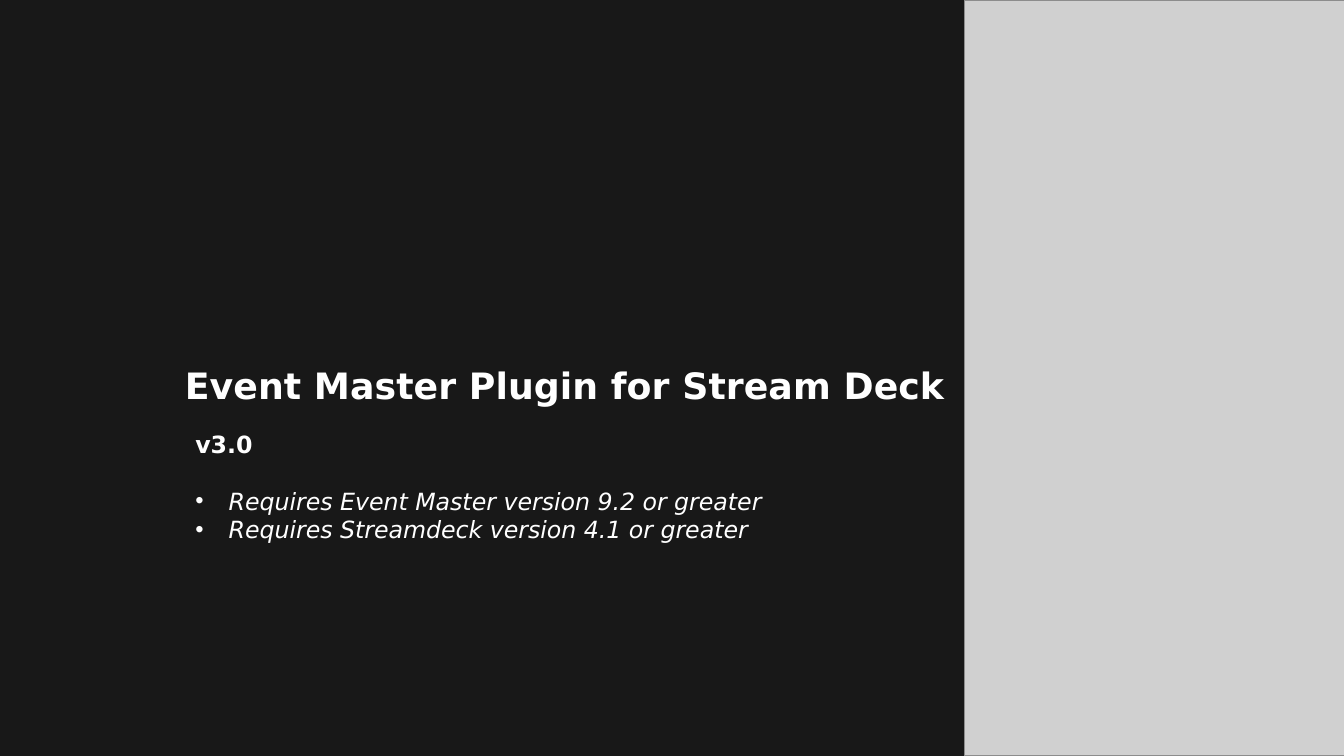
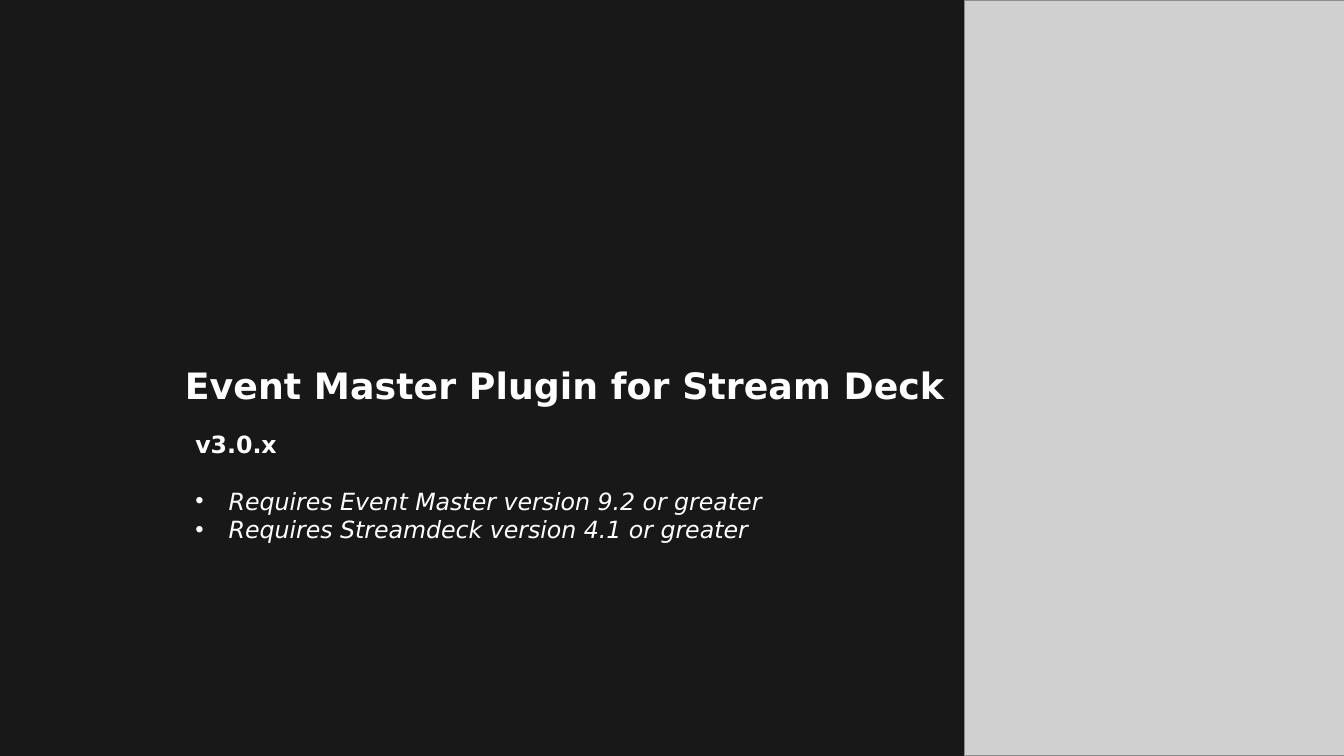
Before and after one commit to robbie78669/streamdeck-eventmaster, a slide deck: slide 1 of Stream Deck for Event Master v3.0.pptx. Drawn at 1344x756 pixels with LibreOffice and Linux fonts; fonts in the diff are those of the drawing; grey boxes stand for pictures; background and template pictures are left out. Boxes give left, top, right and bottom in pixels: in the first picture for what was removed or moved away, otherwise in the second. Text is boxed around its words. In the diff, an @@ line names an element or a change of style, - is before the commit and + after.

```diff
--- a/Stream Deck for Event Master v3.0.pptx
+++ b/Stream Deck for Event Master v3.0.pptx
@@ text at (x1=195, y1=435, x2=276, y2=454): text changed @@
-v3.0
+v3.0.x
```
Also in this commit, not shown: 1 other slide changed, 22 other files.
